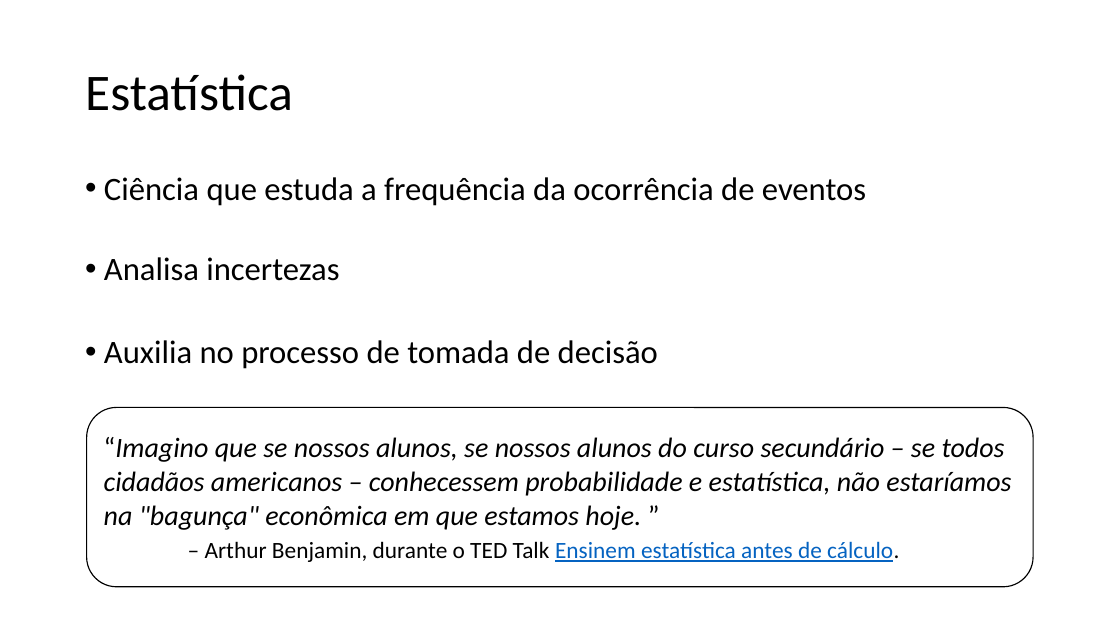
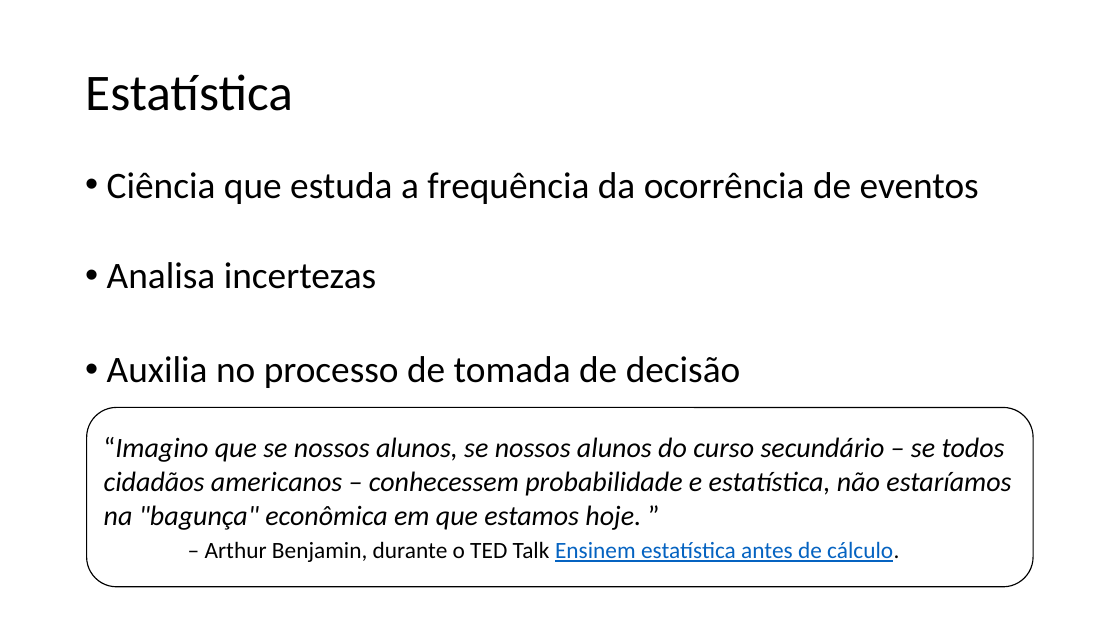
Before and after one commit to lidimayra/basic-stats, a slide deck: slide 2 of presentation.pptx. Drawn at 1120x630 pixels with LibreOffice and Linux fonts; fonts in the diff are those of the drawing. Boxes give left, top, right and bottom in pixels: in the first picture for what was removed or moved away, otherwise in the second. Text is boxed around its words. In the diff, an @@ line names an element or a change of style, - is before the commit and + after.

```diff
--- a/presentation.pptx
+++ b/presentation.pptx
@@ text "Ciência que estuda a frequência ..." at (107, 172, 979, 388): size 28 to 32 pt @@
```
Also in this commit, not shown: 5 other slides changed, 1 slide added.
